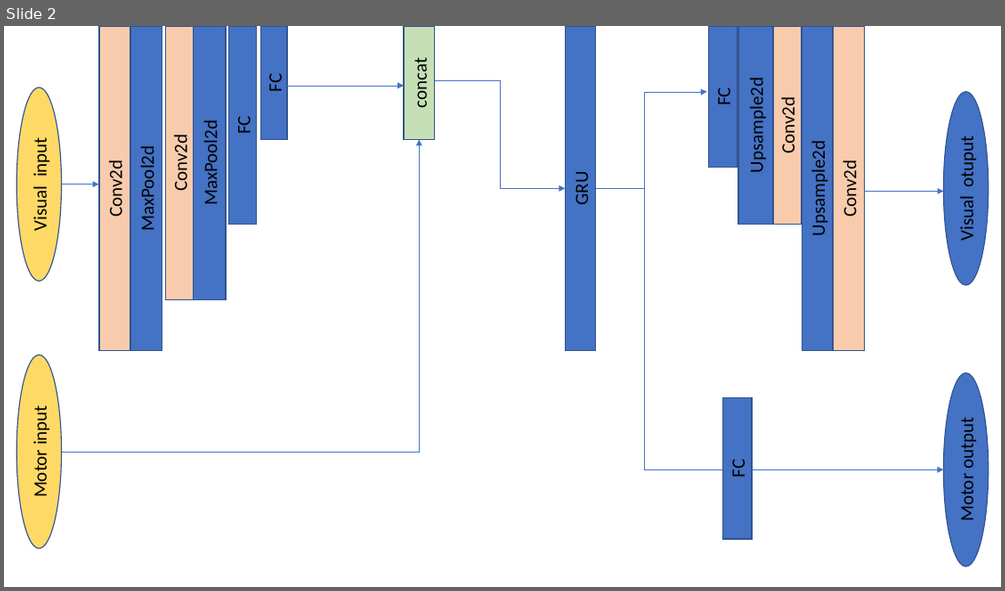
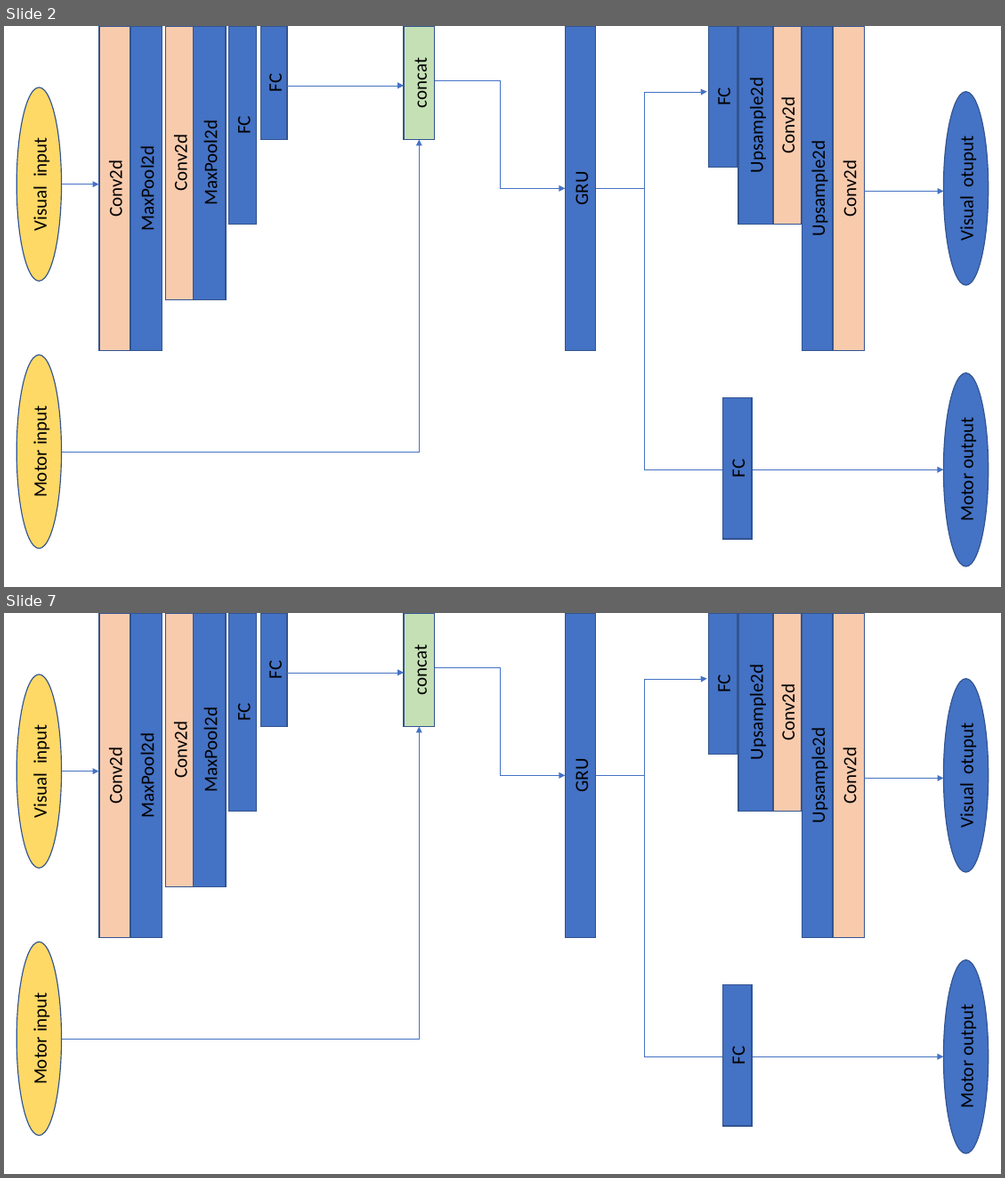
Before and after one commit to RomanKoshkin/robo, a slide deck: architecture.pptx. Shown one above the other, each under a label of ours: slide 2 before the commit, slides 2 and 7 after it; the slides between them are not shown. The pictures are 1005x591 and 1005x1178 pixels, drawn with LibreOffice and Linux fonts; fonts in the diff are those of the drawing. Boxes give left, top, right and bottom in pixels: in the first picture for what was removed or moved away, otherwise in the second. Text is boxed around its words. In the diff, an @@ line names an element or a change of style, - is before the commit and + after.

```diff
--- a/architecture.pptx
+++ b/architecture.pptx
@@ slide 7 added at <box>4,613,1001,1174</box>, background #FFFFFF @@
@@ group added at <box>16,613,989,1153</box>: 14 rectangles, 4 elbow arrows, 4 ellipses, 3 arrows @@
+Conv2d
+MaxPool2d
+Conv2d
+MaxPool2d
+FC
+FC
+FC
+Upsample2d
+Conv2d
+Upsample2d
+Conv2d
+concat
+GRU
+Motor output
+Motor input
+Visual input
+Visual otuput
+FC
```
Also in this commit, not shown: 4 other slides added, 3 other files.
